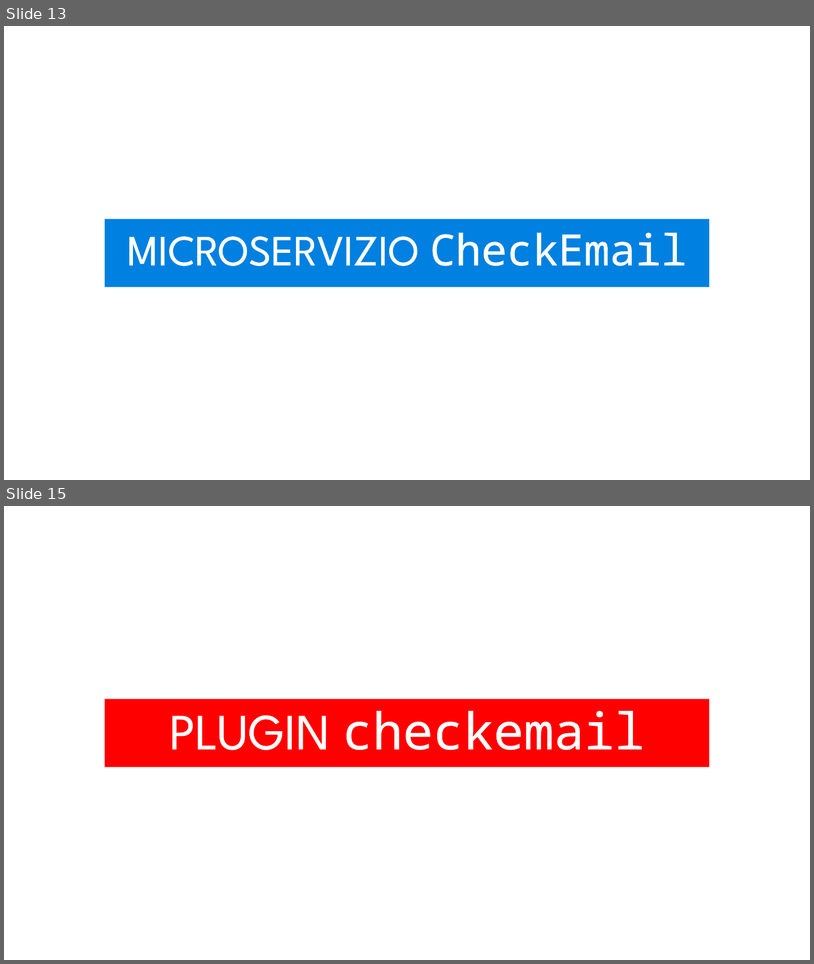
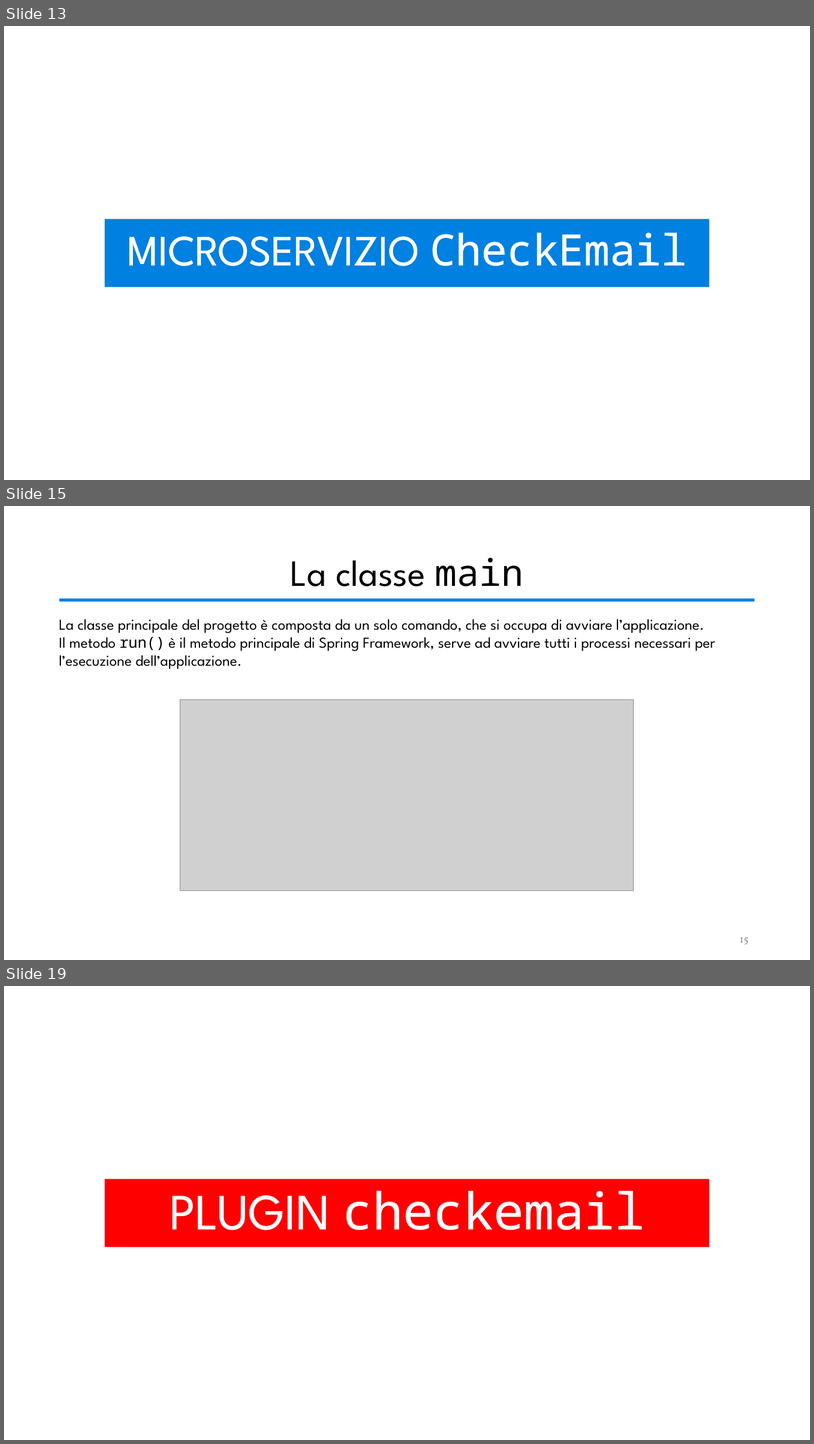
Before and after one commit to valeriodesiati/tesi, a slide deck: Presentazione/Valerio Desiati - Presentazione Discussione.pptx. Shown one above the other, each under a label of ours: slides 13 and 15 before the commit, slides 13, 15 and 19 after it; the slides between them are not shown. The pictures are 814x964 and 814x1444 pixels, drawn with LibreOffice and Linux fonts; fonts in the diff are those of the drawing; grey boxes stand for pictures. Boxes give left, top, right and bottom in pixels: in the first picture for what was removed or moved away, otherwise in the second. Text is boxed around its words. In the diff, an @@ line names an element or a change of style, - is before the commit and + after.

```diff
--- a/Presentazione/Valerio Desiati - Presentazione Discussione.pptx
+++ b/Presentazione/Valerio Desiati - Presentazione Discussione.pptx
@@ slide 15 added at (x1=4, y1=506, x2=810, y2=960), background #FFFFFF @@
@@ title added at (x1=291, y1=558, x2=524, y2=586), 44 pt, text #000000 @@
+La classe main
@@ rectangle added at (x1=59, y1=598, x2=755, y2=601), fill #0080E0 @@
@@ text added at (x1=59, y1=619, x2=716, y2=669), 18 pt, text #000000 @@
+La classe principale del progetto è composta da un solo comando, che si occupa di avviare l’applicazione.
+Il metodo run() è il metodo principale di Spring Framework, serve ad avviare tutti i processi necessari per l’esecuzione dell’applicazione.
@@ picture added at (x1=180, y1=700, x2=635, y2=891) @@
@@ page number added at (x1=740, y1=937, x2=749, y2=944), 12 pt, text #8C8C8C @@
+15
@@ what was slide 15 is now slide 19 @@
```
Also in this commit, not shown: 2 slides changed, 9 other slides added, 3 slides removed, 2 other files.
